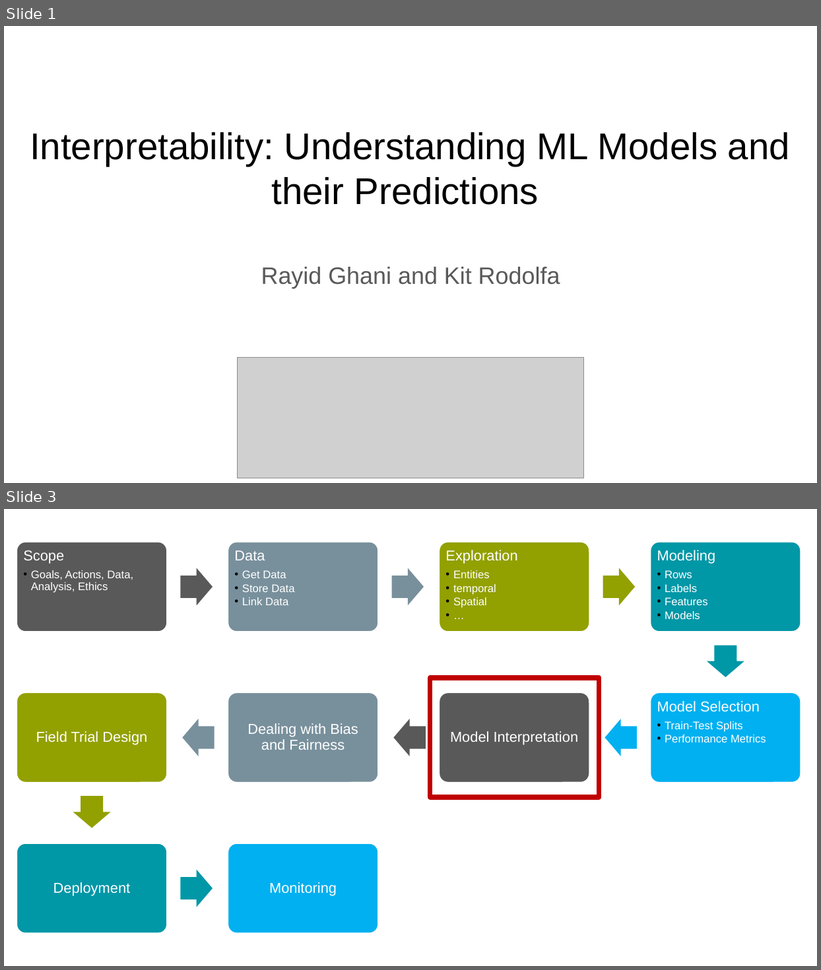
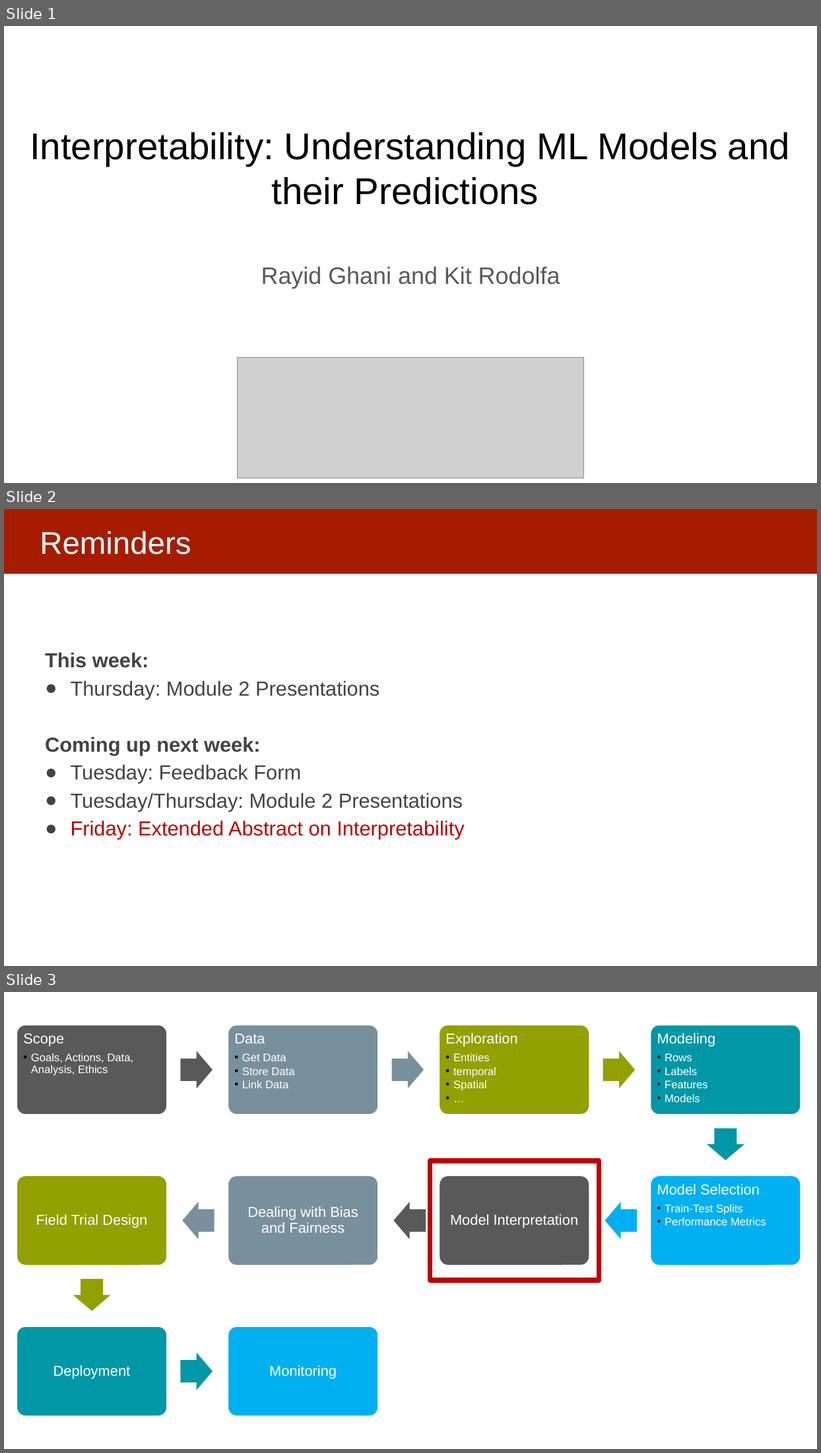
Before and after one commit to dssg/MLinPractice, a slide deck: Lectures/Lecture14-UnderstandingModels.pptx. Shown one above the other, each under a label of ours: slides 1 and 3 before the commit, slides 1, 2 and 3 after it; the slides between them are not shown. The pictures are 821x970 and 821x1453 pixels, drawn with LibreOffice and Linux fonts; fonts in the diff are those of the drawing; grey boxes stand for pictures. Boxes give left, top, right and bottom in pixels: in the first picture for what was removed or moved away, otherwise in the second. Text is boxed around its words. In the diff, an @@ line names an element or a change of style, - is before the commit and + after.

Commit message:
interpretability slide updates

```diff
--- a/Lectures/Lecture14-UnderstandingModels.pptx
+++ b/Lectures/Lecture14-UnderstandingModels.pptx
@@ slide 2 added at [4, 509, 817, 966], background #FFFFFF @@
@@ rectangle added at [4, 509, 817, 574], fill #A61C00 @@
@@ title added at [40, 531, 191, 555], 37 pt, text #FFFFFF @@
+Reminders
@@ text added at [45, 652, 464, 840], 24 pt, text #434343 @@
+This week:
+● Thursday: Module 2 Presentations
+Coming up next week:
+● Tuesday: Feedback Form
+● Tuesday/Thursday: Module 2 Presentations
+● Friday: Extended Abstract on Interpretability
```
Also in this commit, not shown: 1 slide changed, 1 other file.
